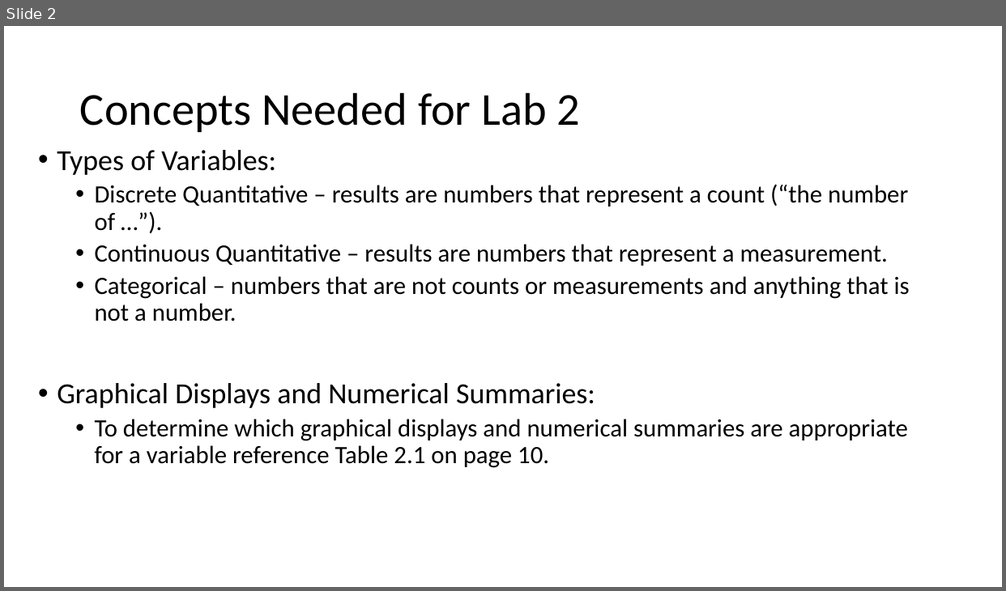
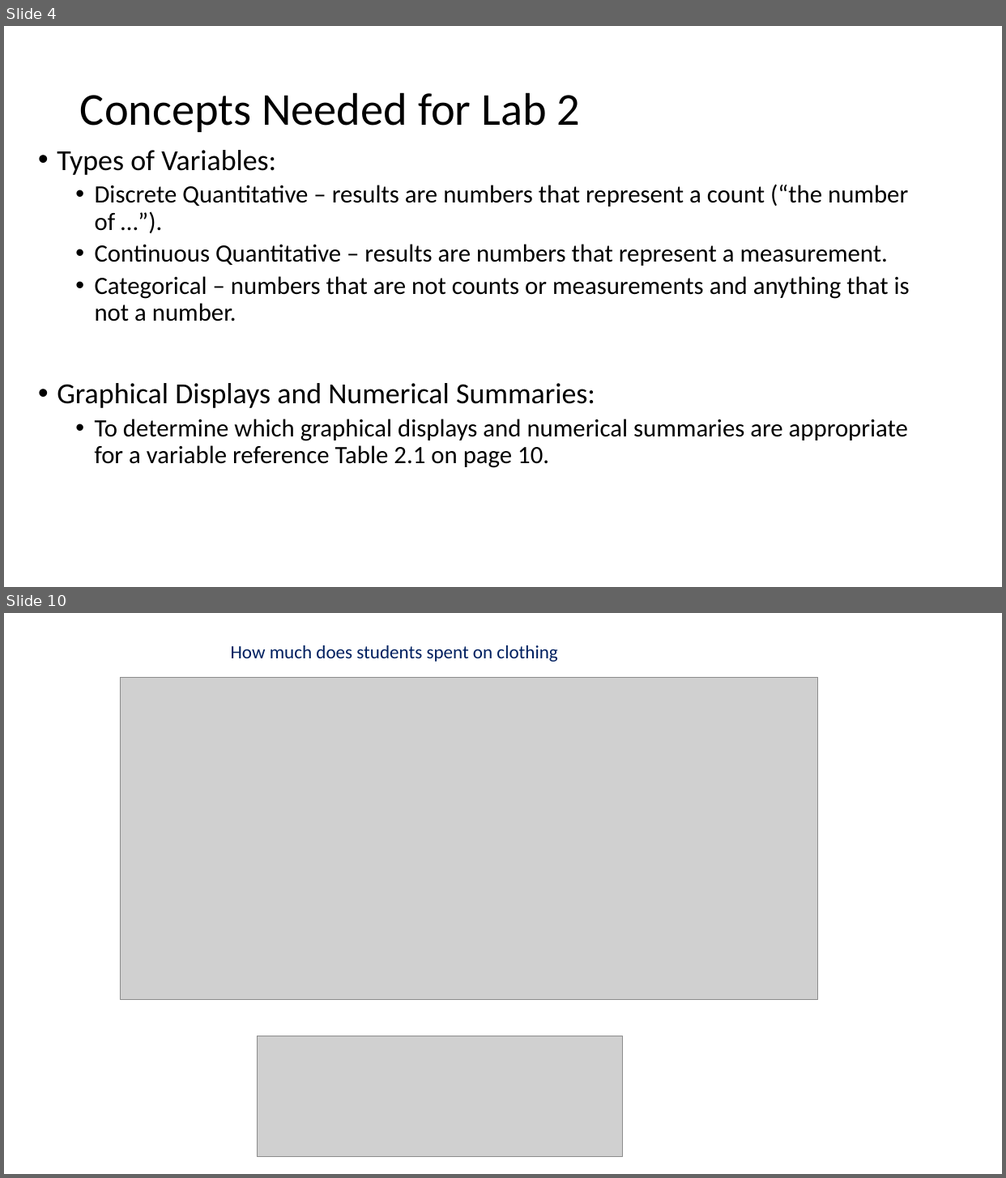
Before and after one commit to Shanlearning/Stat-201-teaching, a slide deck: Lab2/Lab 2.pptx. Shown one above the other, each under a label of ours: slide 2 before the commit, slides 4 and 10 after it; the slides between them are not shown. The pictures are 1006x591 and 1006x1178 pixels, drawn with LibreOffice and Linux fonts; fonts in the diff are those of the drawing; grey boxes stand for pictures. Boxes give left, top, right and bottom in pixels: in the first picture for what was removed or moved away, otherwise in the second. Text is boxed around its words. In the diff, an @@ line names an element or a change of style, - is before the commit and + after.

```diff
--- a/Lab2/Lab 2.pptx
+++ b/Lab2/Lab 2.pptx
@@ slide 10 added at (4, 613, 1002, 1174), background #FFFFFF @@
@@ text added at (231, 645, 557, 662), 18 pt, text #002060 @@
+How much does students spent on clothing
@@ picture added at (121, 677, 819, 1000) @@
@@ picture added at (257, 1036, 623, 1157) @@
@@ what was slide 2 is now slide 4 @@
```
Also in this commit, not shown: 1 slide changed, 8 other slides added.
